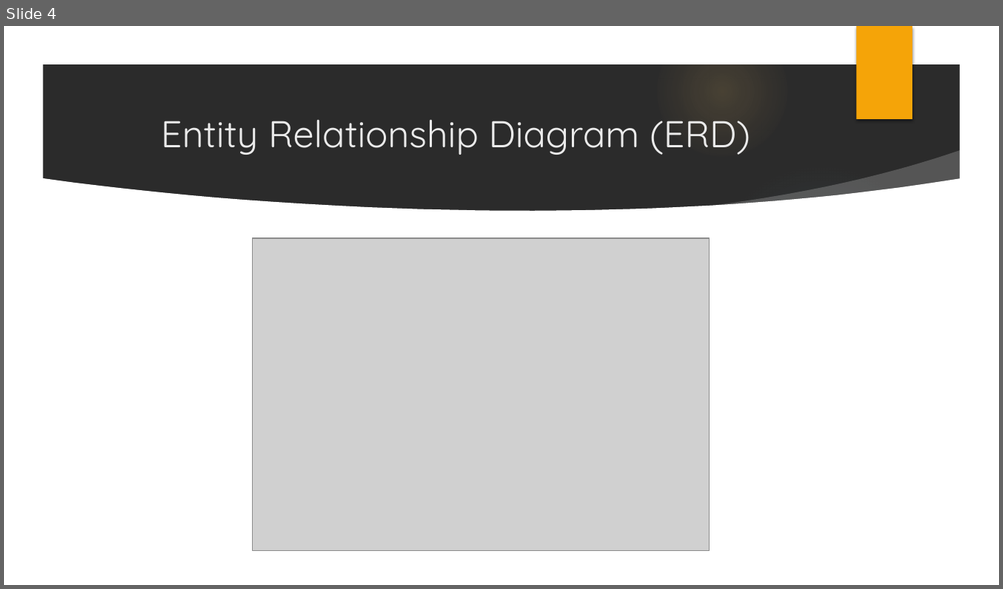
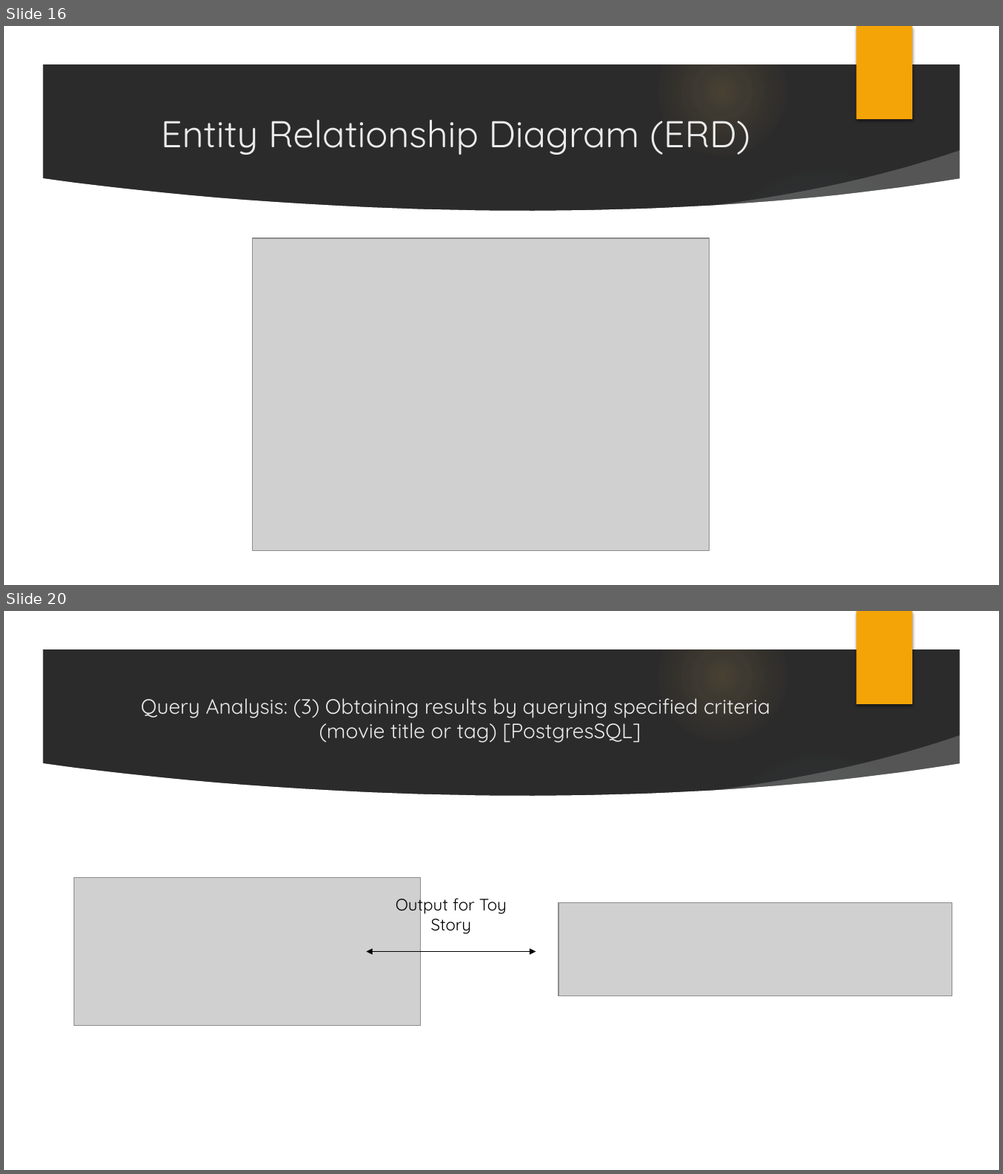
Before and after one commit to mpeteet/ETL-challenge-Team-3, a slide deck: Extract, Transform, Load.pptx. Shown one above the other, each under a label of ours: slide 4 before the commit, slides 16 and 20 after it; the slides between them are not shown. The pictures are 1003x589 and 1003x1174 pixels, drawn with LibreOffice and Linux fonts; fonts in the diff are those of the drawing; grey boxes stand for pictures; background and template pictures are left out; a plain dark background stands for a picture behind light text. Boxes give left, top, right and bottom in pixels: in the first picture for what was removed or moved away, otherwise in the second. Text is boxed around its words. In the diff, an @@ line names an element or a change of style, - is before the commit and + after.

```diff
--- a/Extract, Transform, Load.pptx
+++ b/Extract, Transform, Load.pptx
@@ slide 20 added at box(4, 611, 999, 1170), background picture (left out); not listed: 10 template elements that a slide beside it also shows @@
@@ title added at box(141, 698, 770, 743), 20 pt, text #EBEBEB @@
+Query Analysis: (3) Obtaining results by querying specified criteria
+(movie title or tag) [PostgresSQL]
@@ picture added at box(74, 877, 421, 1026) @@
@@ text added at box(395, 894, 506, 934), 16 pt, text #000000 @@
+Output for Toy Story
@@ picture added at box(558, 903, 952, 996) @@
@@ double arrow added from (366, 952) to (536, 952), #000000 0.75 pt @@
@@ what was slide 4 is now slide 16 @@
```
Also in this commit, not shown: 2 slides changed, 4 other slides added.
